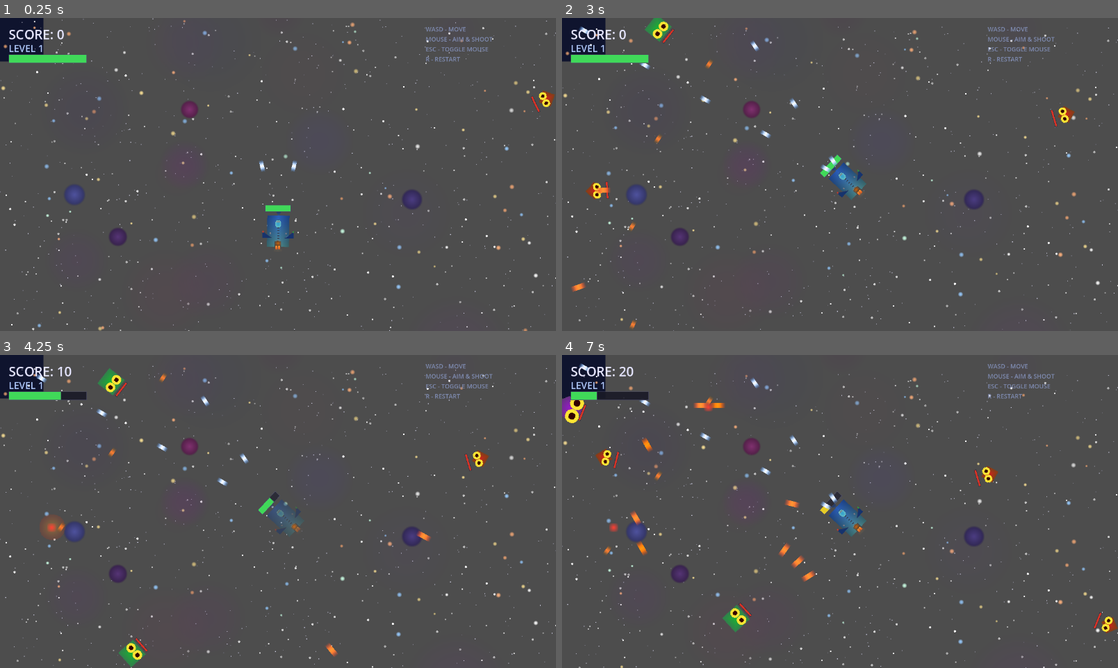
Above: before the commit, frames 1-4 (two rows, left to right).
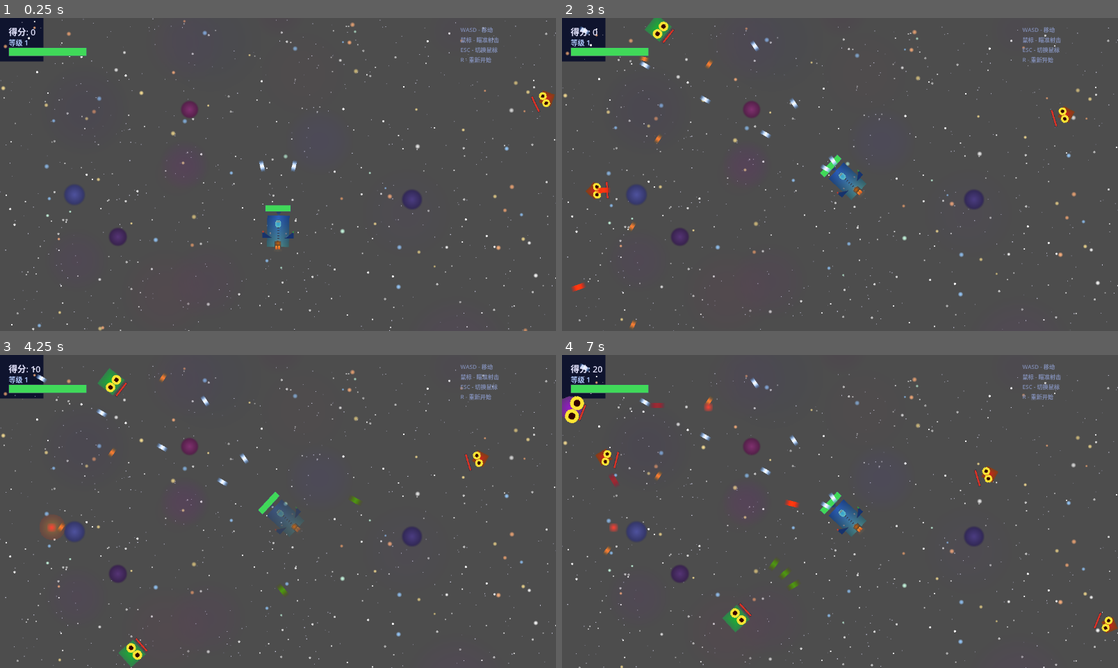
Above: after the commit, the same moments.

Repository: July-X/godot-game-one
Game: Godot game, scene res://scenes/main.tscn
Same seed, same stepped clock (60 frames per second), same inputs: the game is played once before the commit and once after it.
Inputs (mouse positions are in pixels of both pictures, inside the frame that each line leads up to):
- Up to frame 1 (0.25 s): no input
- Up to frame 2 (3 s): tap Enter at 0.5 s; move the mouse to (962, 158) at 0.52 s; tap R every 0.75 s from 0.6 to 2.85 s; click (962, 158) at 0.67 s; move the mouse to (812, 174) at 1.27 s; click (812, 174) at 1.42 s; move the mouse to (851, 168) at 2.02 s; click (851, 168) at 2.17 s; move the mouse to (834, 180) at 2.77 s; click (834, 180) at 2.92 s
- Up to frame 3 (4.25 s): move the mouse to (316, 514) at 3.52 s; tap R at 3.6 s; click (316, 514) at 3.67 s
- Up to frame 4 (7 s): move the mouse to (795, 508) at 4.27 s; tap R every 0.75 s from 4.35 to 6.6 s; click (795, 508) at 4.42 s; move the mouse to (845, 511) at 5.02 s; click (845, 511) at 5.17 s; move the mouse to (817, 505) at 5.77 s; click (817, 505) at 5.92 s; move the mouse to (867, 511) at 6.52 s; click (867, 511) at 6.67 s

The runs differ from the first frame. In frame 1, 1.3% of the frame differs, in the area x 1-90%, y 2-15%; in frame 2, 1.4%; in frame 3, 1.5%; in frame 4, 2.0%, in the area x 1-90%, y 2-76%.

Commit message:
fix: 怪物子弹不反弹+三种不同属性; 游戏文字中文化

Diff:
--- a/scenes/ui/hud.tscn
+++ b/scenes/ui/hud.tscn
@@ -32,22 +32,22 @@
 [node name="ScoreLabel" type="Label" parent="."]
 offset_left = 20.0
 offset_top = 16.0
-theme_override_font_sizes/font_size = 30
+theme_override_font_sizes/font_size = 20
 theme_override_colors/font_color = Color(0.9, 0.9, 1.0, 1.0)
-text = "SCORE: 0"
+text = "得分: 0"
 
 [node name="LevelLabel" type="Label" parent="."]
 offset_left = 20.0
-offset_top = 54.0
-theme_override_font_sizes/font_size = 22
+offset_top = 44.0
+theme_override_font_sizes/font_size = 16
 theme_override_colors/font_color = Color(0.7, 0.8, 1.0, 1.0)
-text = "LEVEL 1"
+text = "等级 1"
 
 [node name="HealthBar" type="ProgressBar" parent="."]
 offset_left = 20.0
-offset_top = 84.0
+offset_top = 68.0
 offset_right = 200.0
-offset_bottom = 104.0
+offset_bottom = 88.0
 max_value = 3.0
 value = 3.0
 show_percentage = false
@@ -56,21 +56,21 @@
 
 [node name="PowerupDisplay" type="HBoxContainer" parent="."]
 offset_left = 20.0
-offset_top = 112.0
+offset_top = 96.0
 theme_override_constants/separation = 12
 
 [node name="ControlsLabel" type="Label" parent="."]
 anchor_left = 1.0
-offset_left = -300.0
+offset_left = -220.0
 offset_top = 16.0
 offset_right = -20.0
-offset_bottom = 120.0
-theme_override_font_sizes/font_size = 14
+offset_bottom = 60.0
+theme_override_font_sizes/font_size = 13
 theme_override_colors/font_color = Color(0.5, 0.55, 0.7, 1.0)
-text = "WASD - MOVE
-MOUSE - AIM & SHOOT
-ESC - TOGGLE MOUSE
-R - RESTART"
+text = "WASD - 移动
+鼠标 - 瞄准射击
+ESC - 切换鼠标
+R - 重新开始"
 
 [node name="GameOverPanel" type="Panel" parent="."]
 visible = false
@@ -96,21 +96,22 @@
 alignment = 1
 
 [node name="TitleLabel" type="Label" parent="GameOverPanel/VBox"]
-theme_override_font_sizes/font_size = 48
+theme_override_font_sizes/font_size = 36
+theme_override_colors/font_color = Color(0.85, 0.2, 0.15, 1.0)
 horizontal_alignment = 1
-text = "GAME OVER"
+text = "游戏结束"
 
 [node name="FinalScoreLabel" type="Label" parent="GameOverPanel/VBox"]
-theme_override_font_sizes/font_size = 28
+theme_override_font_sizes/font_size = 20
 horizontal_alignment = 1
-text = "SCORE: 0"
+text = "得分: 0"
 
 [node name="FinalLevelLabel" type="Label" parent="GameOverPanel/VBox"]
-theme_override_font_sizes/font_size = 24
+theme_override_font_sizes/font_size = 18
 horizontal_alignment = 1
-text = "LEVEL: 1"
+text = "等级: 1"
 
 [node name="RestartLabel" type="Label" parent="GameOverPanel/VBox"]
-theme_override_font_sizes/font_size = 18
+theme_override_font_sizes/font_size = 13
 horizontal_alignment = 1
-text = "PRESS R TO RESTART"
+text = "按 R 重新开始"
--- a/scripts/bullet.gd
+++ b/scripts/bullet.gd
@@ -14,7 +14,7 @@
 	connect("body_entered", _on_body_entered)
 	connect("area_entered", _on_area_entered)
 
-func setup(pos: Vector2, angle: float, damage: float, is_player: bool, level: int = 1) -> void:
+func setup(pos: Vector2, angle: float, damage: float, is_player: bool, level: int = 1, speed: float = 600.0) -> void:
 	global_position = pos
 	_direction = Vector2.from_angle(angle)
 	rotation = angle + PI * 0.5
@@ -22,10 +22,9 @@
 	_is_player_bullet = is_player
 	_has_bounced = false
 	_level = level
+	_speed = speed
 	if is_player:
 		add_to_group("player_bullets")
-	if not is_player:
-		_speed = 700.0
 	_apply_bullet_appearance()
 
 func _exit_tree() -> void:
@@ -45,39 +44,40 @@
 	global_position += _direction * _speed * delta
 	_lifetime -= delta
 
-	## 屏幕边缘反弹一次
-	if not _has_bounced:
-		var screen := get_viewport_rect().size
-		var margin: float = 10.0
-		var bounced: bool = false
-		if global_position.x < margin:
-			global_position.x = margin
-			_direction.x = abs(_direction.x)
-			bounced = true
-		elif global_position.x > screen.x - margin:
-			global_position.x = screen.x - margin
-			_direction.x = -abs(_direction.x)
-			bounced = true
-		if global_position.y < margin:
-			global_position.y = margin
-			_direction.y = abs(_direction.y)
-			bounced = true
-		elif global_position.y > screen.y - margin:
-			global_position.y = screen.y - margin
-			_direction.y = -abs(_direction.y)
-			bounced = true
-		if bounced:
-			_has_bounced = true
-			_speed *= 1.3
-			_direction = _direction.normalized()
-			rotation = _direction.angle() + PI * 0.5
-			if _is_player_bullet:
+	if _is_player_bullet:
+		if not _has_bounced:
+			var screen := get_viewport_rect().size
+			var margin: float = 10.0
+			var bounced: bool = false
+			if global_position.x < margin:
+				global_position.x = margin
+				_direction.x = abs(_direction.x)
+				bounced = true
+			elif global_position.x > screen.x - margin:
+				global_position.x = screen.x - margin
+				_direction.x = -abs(_direction.x)
+				bounced = true
+			if global_position.y < margin:
+				global_position.y = margin
+				_direction.y = abs(_direction.y)
+				bounced = true
+			elif global_position.y > screen.y - margin:
+				global_position.y = screen.y - margin
+				_direction.y = -abs(_direction.y)
+				bounced = true
+			if bounced:
+				_has_bounced = true
+				_speed *= 1.3
+				_direction = _direction.normalized()
+				rotation = _direction.angle() + PI * 0.5
 				_sprite.modulate = Color(1.0, 0.5, 0.2, 1.0)
-			else:
-				_sprite.modulate = Color(1.0, 1.0, 0.3, 1.0)
+		else:
+			var screen2 := get_viewport_rect().size
+			if global_position.x < -20 or global_position.x > screen2.x + 20 or global_position.y < -20 or global_position.y > screen2.y + 20:
+				queue_free()
 	else:
-		var screen2 := get_viewport_rect().size
-		if global_position.x < -20 or global_position.x > screen2.x + 20 or global_position.y < -20 or global_position.y > screen2.y + 20:
+		var screen3 := get_viewport_rect().size
+		if global_position.x < -20 or global_position.x > screen3.x + 20 or global_position.y < -20 or global_position.y > screen3.y + 20:
 			queue_free()
 
 	if _lifetime <= 0:
--- a/scripts/enemy.gd
+++ b/scripts/enemy.gd
@@ -113,21 +113,24 @@
 func _shoot_single(angle: float) -> void:
 	var bullet := _bullet_scene.instantiate()
 	get_tree().current_scene.add_child(bullet)
-	bullet.setup(global_position + Vector2.from_angle(angle) * 20, angle, 1, false)
+	bullet.setup(global_position + Vector2.from_angle(angle) * 20, angle, 0.7, false, 1, 700.0)
+	bullet.modulate = Color(1.0, 0.4, 0.3, 1.0)
 
 func _shoot_spread(angle: float) -> void:
 	for i in range(-1, 2):
 		var a: float = angle + i * 0.2
 		var bullet := _bullet_scene.instantiate()
 		get_tree().current_scene.add_child(bullet)
-		bullet.setup(global_position + Vector2.from_angle(a) * 20, a, 1, false)
+		bullet.setup(global_position + Vector2.from_angle(a) * 20, a, 0.5, false, 1, 550.0)
+		bullet.modulate = Color(0.3, 1.0, 0.4, 1.0)
 
 func _shoot_circle() -> void:
 	for i in range(6):
 		var a: float = float(i) * TAU / 6.0
 		var bullet := _bullet_scene.instantiate()
 		get_tree().current_scene.add_child(bullet)
-		bullet.setup(global_position + Vector2.from_angle(a) * 20, a, 1, false)
+		bullet.setup(global_position + Vector2.from_angle(a) * 20, a, 0.3, false, 1, 450.0)
+		bullet.modulate = Color(0.6, 0.3, 1.0, 1.0)
 
 func take_damage(amount: int = 1) -> void:
 	health -= amount
--- a/scripts/hud.gd
+++ b/scripts/hud.gd
@@ -30,17 +30,17 @@
 
 func _on_game_over(final_score: int, final_level: int) -> void:
 	_game_over_panel.visible = true
-	_final_score_label.text = "SCORE: %d" % final_score
-	_final_level_label.text = "LEVEL: %d" % final_level
+	_final_score_label.text = "得分: %d" % final_score
+	_final_level_label.text = "等级: %d" % final_level
 
 func _on_powerup_collected(type: String) -> void:
 	_update_powerup_display()
 
 func _update_score(score: int) -> void:
-	_score_label.text = "SCORE: %d" % score
+	_score_label.text = "得分: %d" % score
 
 func _update_level(level: int) -> void:
-	_level_label.text = "LEVEL %d" % level
+	_level_label.text = "等级 %d" % level
 
 func _update_health(current: int, maximum: int) -> void:
 	if _health_bar:
@@ -51,9 +51,9 @@
 	for child in _powerup_display.get_children():
 		child.queue_free()
 	var labels := {
-		"spread": {"color": Color(0.3, 1.0, 0.4, 1.0), "name": "W", "bg": Color(0.0, 0.3, 0.05, 0.4)},
-		"speed": {"color": Color(0.4, 0.7, 1.0, 1.0), "name": "F", "bg": Color(0.0, 0.1, 0.3, 0.4)},
-		"power": {"color": Color(1.0, 0.4, 0.3, 1.0), "name": "P", "bg": Color(0.3, 0.05, 0.0, 0.4)},
+		"spread": {"color": Color(0.3, 1.0, 0.4, 1.0), "name": "扩散"},
+		"speed": {"color": Color(0.4, 0.7, 1.0, 1.0), "name": "速射"},
+		"power": {"color": Color(1.0, 0.4, 0.3, 1.0), "name": "威力"},
 	}
 	for type in labels:
 		var level: int = 0
@@ -66,7 +66,7 @@
 			var label := Label.new()
 			label.text = labels[type].name + ":"
 			label.add_theme_color_override("font_color", labels[type].color)
-			label.add_theme_font_size_override("font_size", 14)
+			label.add_theme_font_size_override("font_size", 13)
 			container.add_child(label)
 			var bar := ProgressBar.new()
 			bar.custom_minimum_size = Vector2(60, 14)
--- a/scripts/main.gd
+++ b/scripts/main.gd
@@ -251,7 +251,7 @@
 
 func _show_boss_warning() -> void:
 	var warning := Label.new()
-	warning.text = "WARNING: BOSS INCOMING"
+	warning.text = "警告: BOSS 来袭"
 	warning.add_theme_font_size_override("font_size", 32)
 	warning.add_theme_color_override("font_color", Color(1.0, 0.2, 0.1, 1.0))
 	warning.horizontal_alignment = 1
